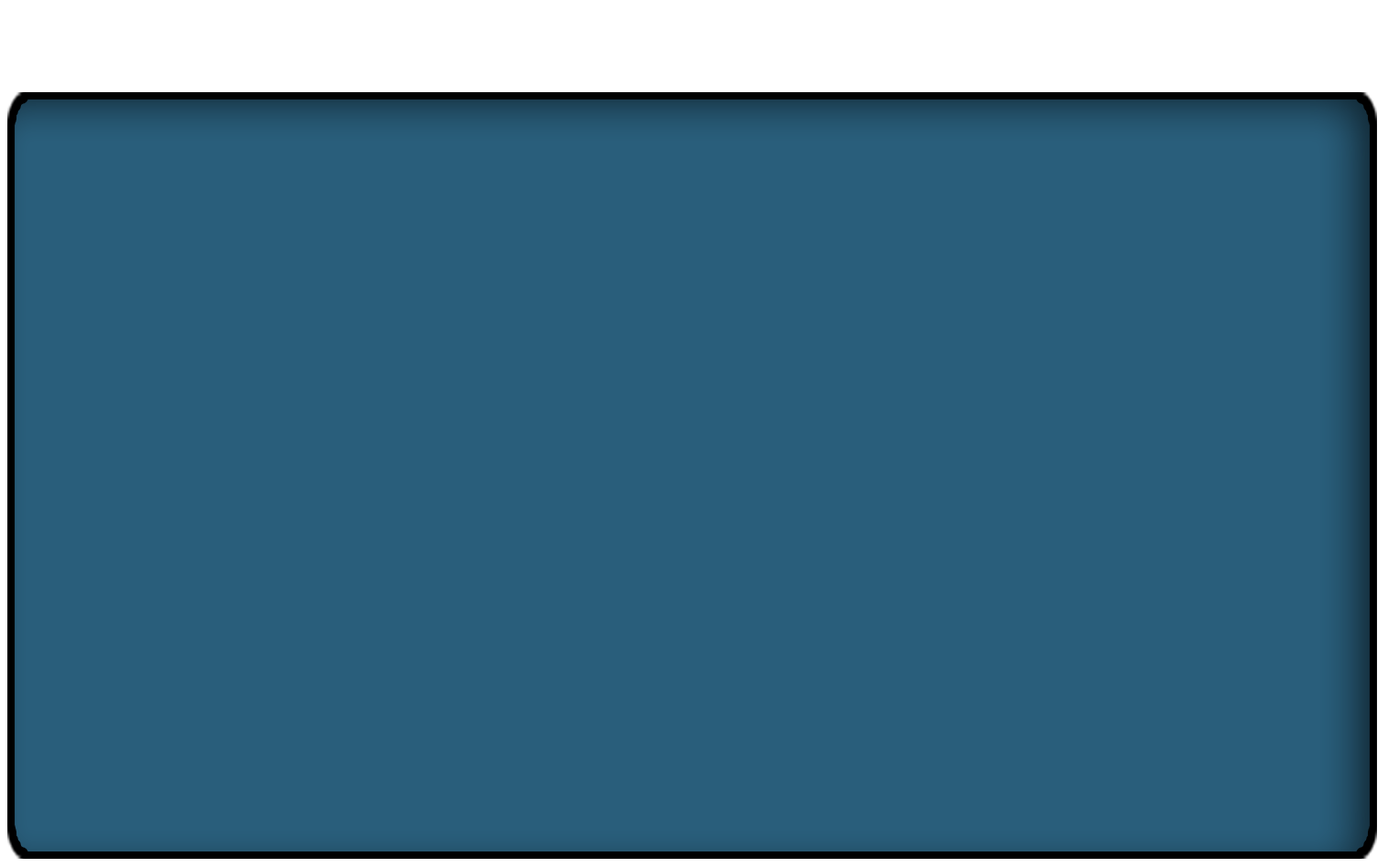
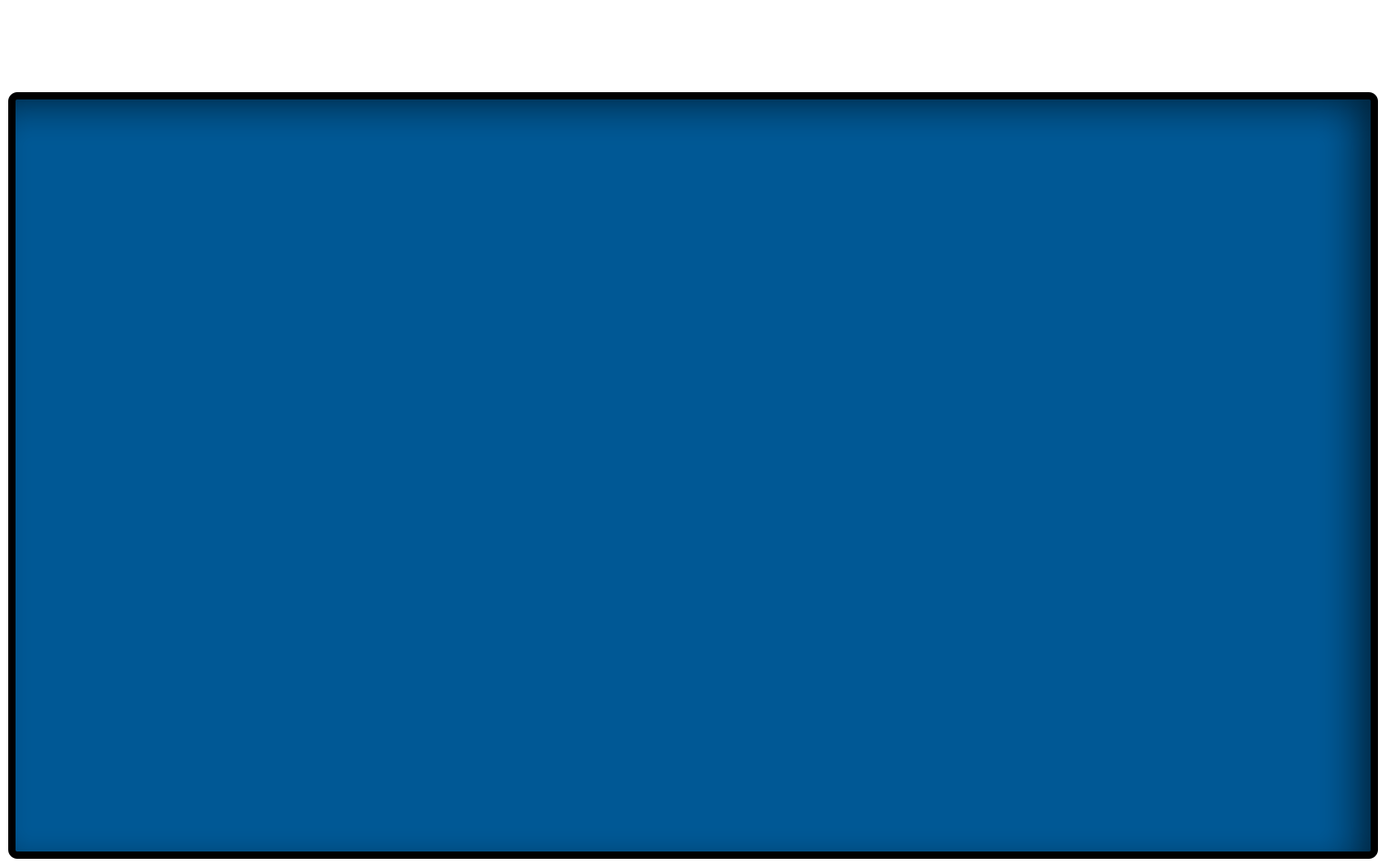
Before/after of a 1388 x 867 layered artwork. What changed in the layer stack:
removed layer "Rounded Rectangle 1" over 7, 92, 1377, 860
added layer "Rounded Rectangle 2" above "Layer 0" over 8, 92, 1378, 860
